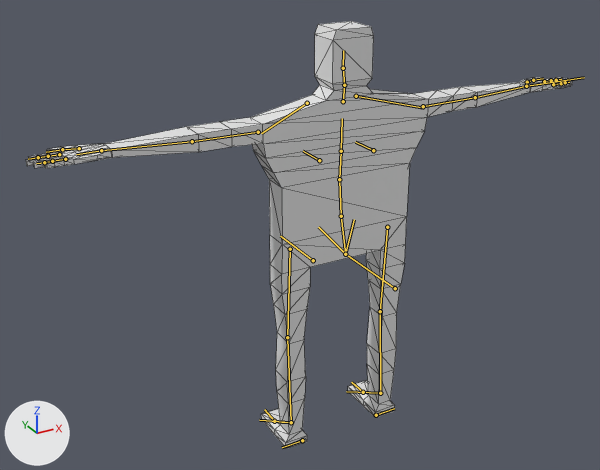
The glTF model BlenderTutorial/grunt.glb: old version first, new version second.
Rendered twice from a camera (50 mm lens) standing at (-1.59, -2.57, 2.22) and looking at (-0.1, 0.14, 0.86). Every picture has the same lights, and +X, +Y and +Z are marked at lower left. The first picture is the older version. The bones that change, and the others that lie on the model, are drawn over the model as lines. Mesh edges are drawn as thin lines.

In view in the first picture: 'GruntMesh'.
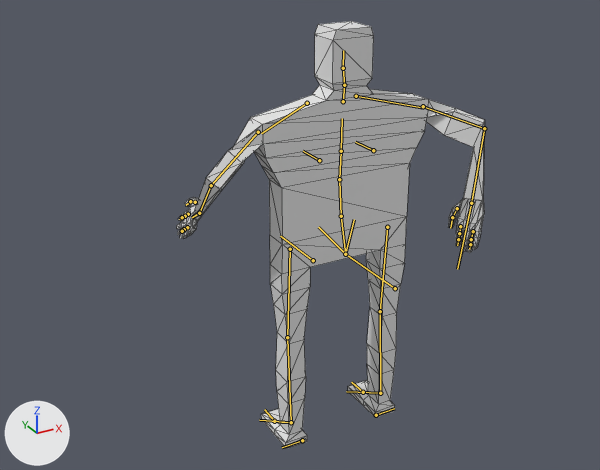
The newer file adds an action. The first version stands in its rest pose; the second is drawn at frame 1 of the action 'grunt_walk_cycle_3'.

Boxes [x1, y1, x2, y2] around the edits, measured in the pictures (600 x 470 px):
'GruntMesh', posed (44% narrower): before [26, 21, 572, 448]; after [177, 21, 485, 448]
bone 'upper_arm.L', root to tip: before (258, 132) to (192, 141); after (258, 132) to (211, 185)
bone 'forearm.L', root to tip: before (192, 141) to (101, 150); after (211, 185) to (199, 213)
bone 'hand.L', root to tip: before (101, 150) to (76, 154); after (199, 213) to (192, 217)
bone 'upper_arm.R', root to tip: before (423, 106) to (475, 97); after (423, 106) to (484, 128)
bone 'forearm.R', root to tip: before (475, 97) to (526, 86); after (484, 128) to (471, 203)
bone 'hand.R', root to tip: before (526, 86) to (541, 84); after (471, 203) to (468, 219)

The change, as a list of edits to the scene's bpy script:
```text
Change bone_upper_arm_l:
    where bone_upper_arm_l = bpy.data.objects['Grunt'].pose.bones['upper_arm.L']  # child of 'shoulder.L'
    bone_upper_arm_l.rotation_quaternion: (1.0, 0.0, 0.0, 0.0) -> (0.881, -0.157, 0.267, 0.357)  # degrees (0, 0, 0) -> degrees (-6, 36, 42)
Change bone_forearm_l:
    where bone_forearm_l = bpy.data.objects['Grunt'].pose.bones['forearm.L']  # child of 'upper_arm.L'
    bone_forearm_l.rotation_quaternion: (1.0, 0.0, 0.0, 0.0) -> (0.87, -0.493, 0.0, 0.021)  # degrees (0, 0, 0) -> degrees (-59, 1, 2)
Change bone_hand_l:
    where bone_hand_l = bpy.data.objects['Grunt'].pose.bones['hand.L']  # child of 'forearm.L'
    bone_hand_l.rotation_quaternion: (1.0, 0.0, 0.0, 0.0) -> (0.94, -0.04, -0.315, -0.121)  # degrees (0, 0, 0) -> degrees (0, -37, -15)
Change bone_upper_arm_r:
    where bone_upper_arm_r = bpy.data.objects['Grunt'].pose.bones['upper_arm.R']  # child of 'shoulder.R'
    bone_upper_arm_r.rotation_quaternion: (1.0, 0.0, 0.0, 0.0) -> (0.669, 0.149, -0.634, -0.358)  # degrees (0, 0, 0) -> degrees (77, -48, -95)
Change bone_forearm_r:
    where bone_forearm_r = bpy.data.objects['Grunt'].pose.bones['forearm.R']  # child of 'upper_arm.R'
    bone_forearm_r.rotation_quaternion: (1.0, 0.0, 0.0, 0.0) -> (0.815, -0.579, 0.0, -0.024)  # degrees (0, 0, 0) -> degrees (-71, -2, -2)
Change bone_hand_r:
    where bone_hand_r = bpy.data.objects['Grunt'].pose.bones['hand.R']  # child of 'forearm.R'
    bone_hand_r.rotation_quaternion: (1.0, 0.0, 0.0, 0.0) -> (0.96, -0.097, 0.223, 0.138)  # degrees (0, 0, 0) -> degrees (-8, 27, 14)
```
